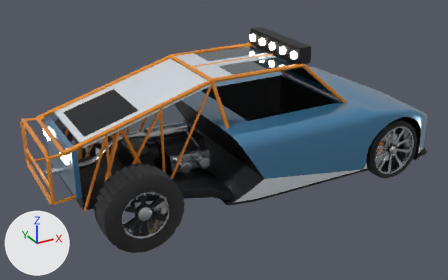
A saved change to the glTF model godot/assets/vehicles/models/knifeedge/lod/knifeedge_blueprint_LOD2.glb.
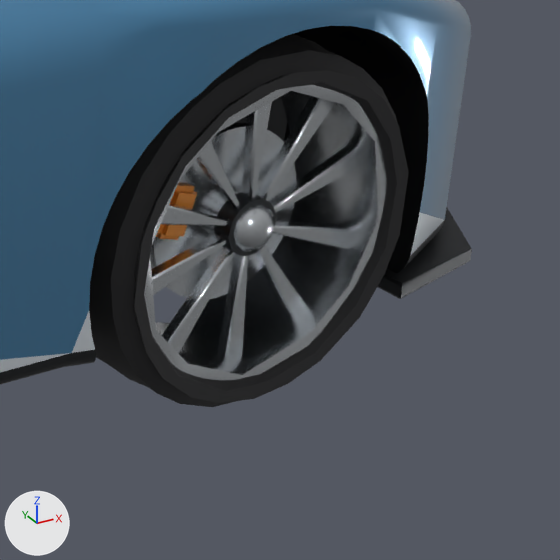
The first picture shows the older version from a 50 mm camera at (-3.65, -6.23, 3.65) aimed at (-0.22, 0.0, 0.54). The close-ups show the older and then the newer version on the part from 79% to 99% of the width and 40% to 72% of the height of that picture. Only the edits that show in the close-ups are written down. Every picture has the same lights, and +X, +Y and +Z are marked at lower left. Where no turn or scale is listed for an object, it has been applied to the vertices.

Names of what the first close-up shows: 'Body_Shell.001', 'Body_Splitter.001', 'Wheel_Coupe_Brake_-1.001', 'Wheel_Coupe_Hub_-1.001', 'Wheel_Coupe_Rim_-1.001', 'Wheel_Coupe_Spoke_-1_1.001', 'Wheel_Coupe_Spoke_-1_2.001', 'Wheel_Coupe_Spoke_-1_3.001', 'Wheel_Coupe_Spoke_-1_7.001', 'Wheel_Coupe_Spoke_-1_8.001', 'Wheel_Coupe_Spoke_-1_9.001', 'Wheel_Coupe_Tire_-1.001' and 5 more.
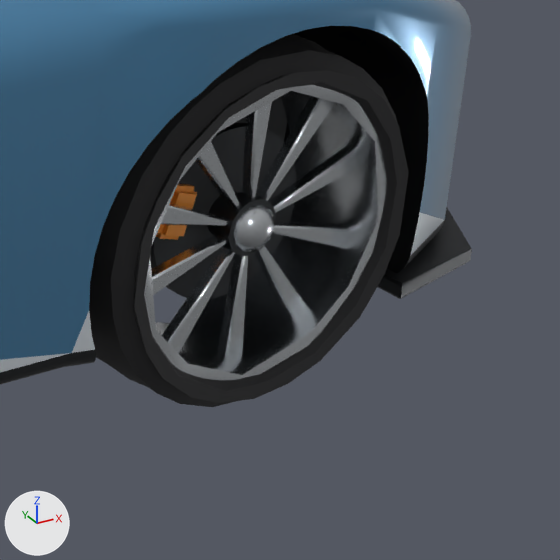
Pixel boxes [x1, y1, x2, y2] of what changed, in the close-ups (560 x 560 px):
'Wheel_Coupe_Brake_-1.001', recoloured (light grey to dark grey)
    both: [150, 123, 296, 299]

The change in detail:
me_wheel_coupe_brake__1_mesh_001 has 194 vertices, 384 faces and spans x -0.19..0.19, y -0.04..0.011, z -0.19..0.19.
me_wheel_coupe_brake__1_mesh_001 no longer uses material mat_knifeedge_steel (light grey #ced3d7).
me_wheel_coupe_brake__1_mesh_001 gains material mat_knifeedge_iron (dark grey #35373a).
